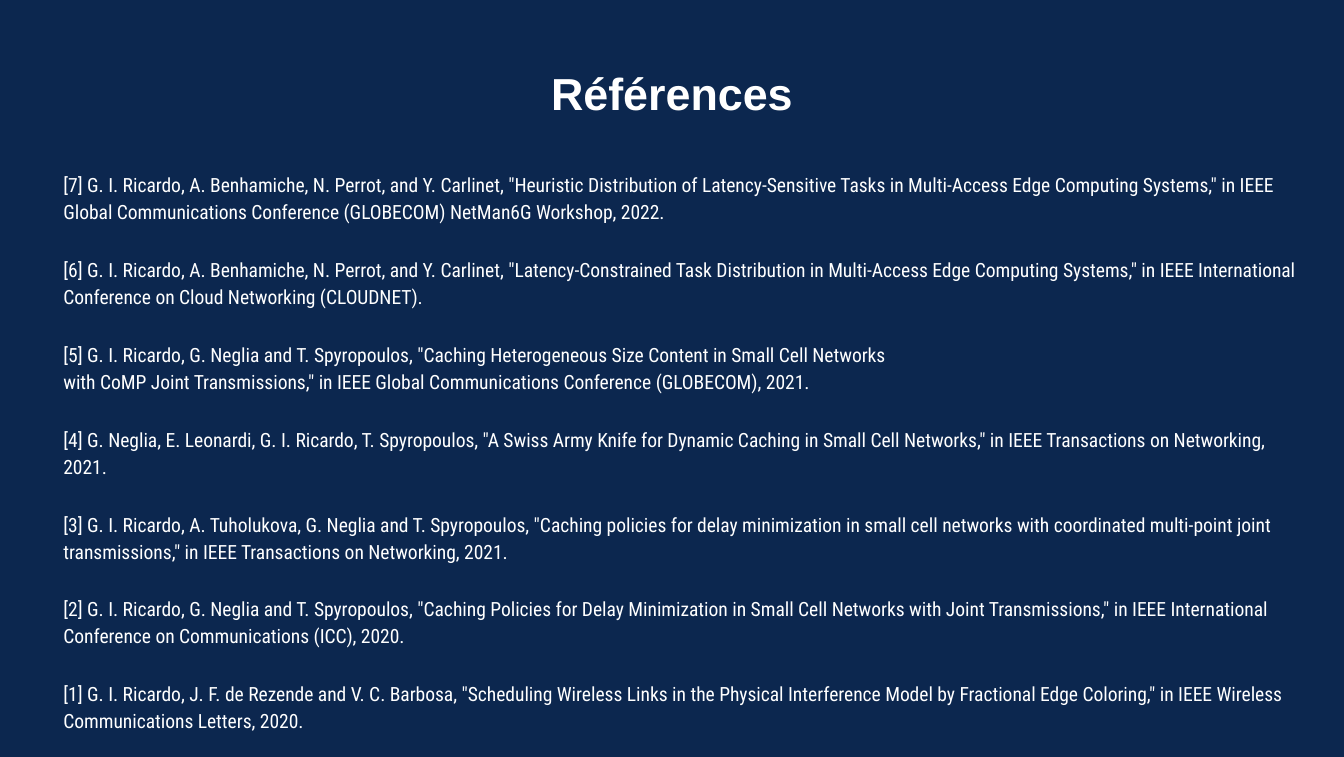
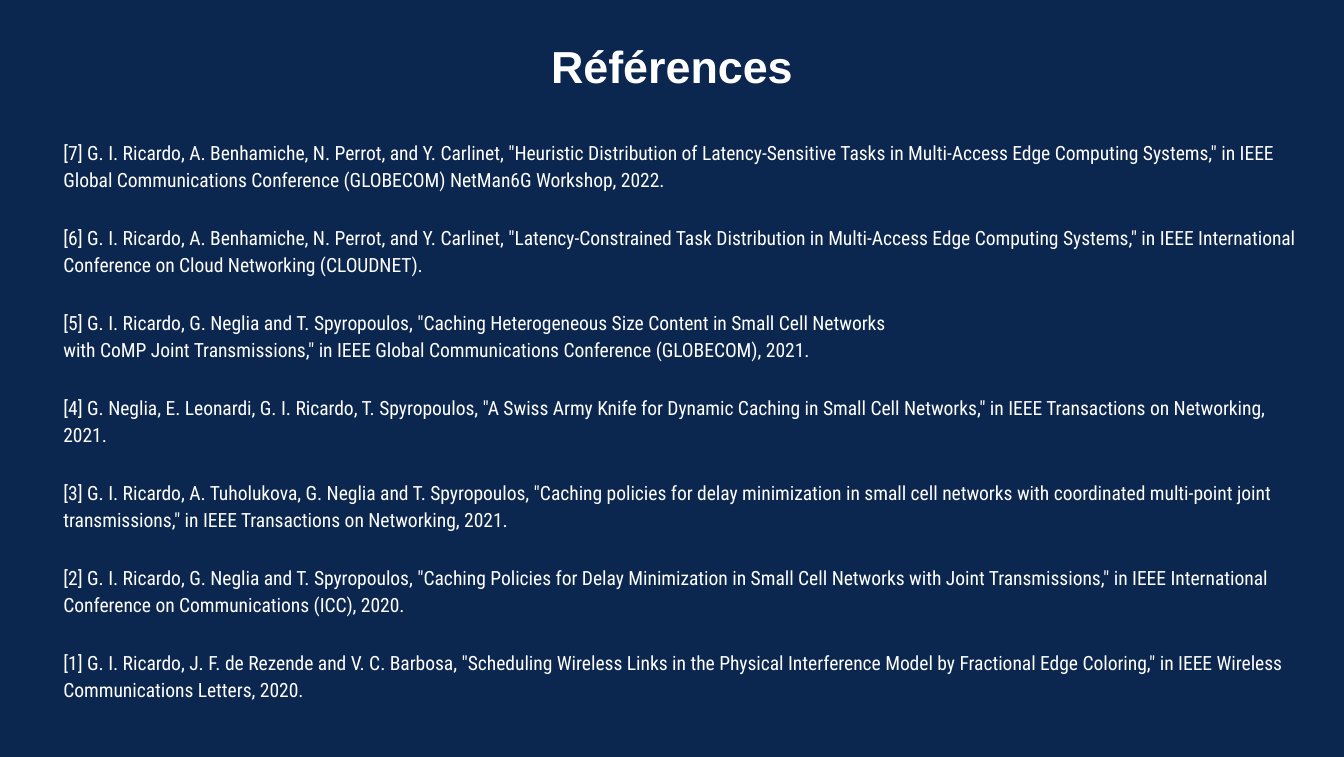
Before and after one commit to guilhermeir/mcf, a slide deck: slide 17 of uca_audition.odp. Drawn at 1344x757 pixels with LibreOffice and Linux fonts; fonts in the diff are those of the drawing. Boxes give left, top, right and bottom in pixels: in the first picture for what was removed or moved away, otherwise in the second. Text is boxed around its words. In the diff, an @@ line names an element or a change of style, - is before the commit and + after.

```diff
--- a/uca_audition.odp
+++ b/uca_audition.odp
@@ title "Références": place and size @@
-title "Références" at (551,77,793,111)
+title "Références" at (551,50,793,84)
@@ text "[7] G. I. Ricardo, A. ...": place and size @@
-text "[7] G. I. Ricardo, A. ..." at (63,176,1295,731)
+text "[7] G. I. Ricardo, A. ..." at (63,144,1295,700)
```
Also in this commit, not shown: 9 other slides changed, 1 other file.
